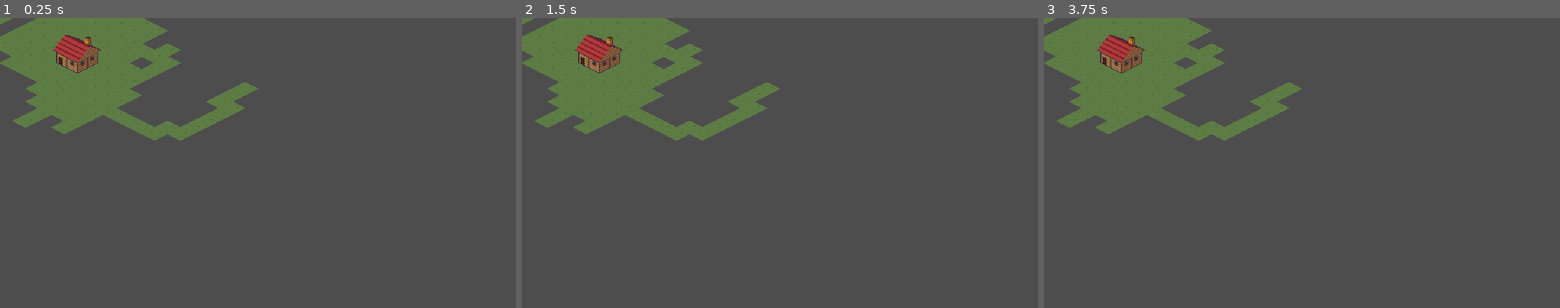
Above: before the commit, frames 1-3 (left to right).
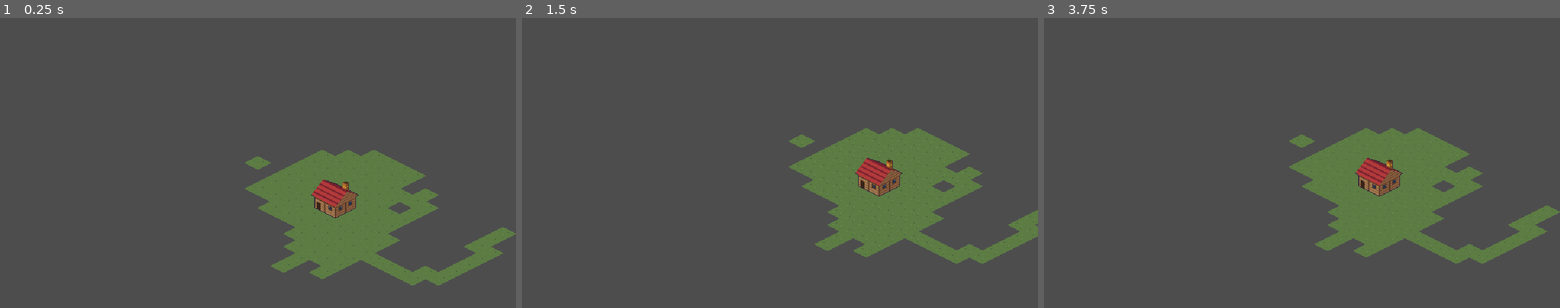
Above: after the commit, the same moments.

Repository: D-Graef-Dev/henla
Game: Godot game, scene res://view/main.tscn
The game is run twice, just before and just after one commit, with the same random seed, the same clock (stepped at 60 frames per second) and the same inputs.
Inputs (mouse positions are in pixels of both pictures, inside the frame that each line leads up to):
- Up to frame 1 (0.25 s): no input
- Up to frame 2 (1.5 s): tap Enter at 0.5 s; move the mouse to (893, 148) at 0.52 s; tap S (camera_down, bound only after the commit) at 0.6 s; click (893, 148) at 0.67 s; tap A (camera_left, bound only after the commit) at 0.8 s; tap Space at 1.25 s; drag from (676, 177) to (754, 221) at 1.27 s
- Up to frame 3 (3.75 s): tap Enter at 2, 3.5 s; move the mouse to (1353, 99) at 2.02 s; tap D (camera_right, bound only after the commit) at 2.1 s; click (1353, 99) at 2.17 s; tap W (camera_up, bound only after the commit) at 2.3 s; tap Space at 2.75 s; drag from (1276, 221) to (1147, 119) at 2.77 s; move the mouse to (1456, 206) at 3.52 s; tap S (camera_down, bound only after the commit) at 3.6 s; click (1456, 206) at 3.67 s

The runs differ from the first frame. In frame 1, 22% of the frame differs, in the area x 0-100%, y 0-93%; in frame 2, 22%; in frame 3, 22%.

Commit message:
Add map camera for mouse, keyboard and touch
Add mao dragging with middle or right mouse button and one or two fingers.

Add WASD and arrow key movement through new input actions. Mouse wheel and pinch switch between 1x, 2x and 3x zoom around the cursor or finger midpoint.

Keep the camera position unrounded to avoid losing slow drag movements.

Diff:
--- a/client/project.godot
+++ b/client/project.godot
@@ -25,6 +25,33 @@
 window/stretch/aspect="expand"
 window/stretch/scale_mode="integer"
 
+[input]
+
+camera_left={
+"deadzone": 0.2,
+"events": [Object(InputEventKey,"resource_local_to_scene":false,"resource_name":"","device":-1,"window_id":0,"alt_pressed":false,"shift_pressed":false,"ctrl_pressed":false,"meta_pressed":false,"pressed":false,"keycode":0,"physical_keycode":65,"key_label":0,"unicode":97,"location":0,"echo":false,"script":null)
+, Object(InputEventKey,"resource_local_to_scene":false,"resource_name":"","device":-1,"window_id":0,"alt_pressed":false,"shift_pressed":false,"ctrl_pressed":false,"meta_pressed":false,"pressed":false,"keycode":0,"physical_keycode":4194319,"key_label":0,"unicode":0,"location":0,"echo":false,"script":null)
+]
+}
+camera_right={
+"deadzone": 0.2,
+"events": [Object(InputEventKey,"resource_local_to_scene":false,"resource_name":"","device":-1,"window_id":0,"alt_pressed":false,"shift_pressed":false,"ctrl_pressed":false,"meta_pressed":false,"pressed":false,"keycode":0,"physical_keycode":68,"key_label":0,"unicode":100,"location":0,"echo":false,"script":null)
+, Object(InputEventKey,"resource_local_to_scene":false,"resource_name":"","device":-1,"window_id":0,"alt_pressed":false,"shift_pressed":false,"ctrl_pressed":false,"meta_pressed":false,"pressed":false,"keycode":0,"physical_keycode":4194321,"key_label":0,"unicode":0,"location":0,"echo":false,"script":null)
+]
+}
+camera_up={
+"deadzone": 0.2,
+"events": [Object(InputEventKey,"resource_local_to_scene":false,"resource_name":"","device":-1,"window_id":0,"alt_pressed":false,"shift_pressed":false,"ctrl_pressed":false,"meta_pressed":false,"pressed":false,"keycode":0,"physical_keycode":87,"key_label":0,"unicode":119,"location":0,"echo":false,"script":null)
+, Object(InputEventKey,"resource_local_to_scene":false,"resource_name":"","device":-1,"window_id":0,"alt_pressed":false,"shift_pressed":false,"ctrl_pressed":false,"meta_pressed":false,"pressed":false,"keycode":0,"physical_keycode":4194320,"key_label":0,"unicode":0,"location":0,"echo":false,"script":null)
+]
+}
+camera_down={
+"deadzone": 0.2,
+"events": [Object(InputEventKey,"resource_local_to_scene":false,"resource_name":"","device":-1,"window_id":0,"alt_pressed":false,"shift_pressed":false,"ctrl_pressed":false,"meta_pressed":false,"pressed":false,"keycode":0,"physical_keycode":83,"key_label":0,"unicode":115,"location":0,"echo":false,"script":null)
+, Object(InputEventKey,"resource_local_to_scene":false,"resource_name":"","device":-1,"window_id":0,"alt_pressed":false,"shift_pressed":false,"ctrl_pressed":false,"meta_pressed":false,"pressed":false,"keycode":0,"physical_keycode":4194322,"key_label":0,"unicode":0,"location":0,"echo":false,"script":null)
+]
+}
+
 [physics]
 
 3d/physics_engine="Jolt Physics"
--- /dev/null
+++ b/client/view/camera.gd
@@ -0,0 +1,119 @@
+extends Camera2D
+
+const ZOOM_STEPS := [1, 2, 3]
+# placeholders, tune by feel
+const KEY_SPEED := 400.0
+const PINCH_STEP := 1.4
+
+var _zoom_index := 0
+# unrounded position - rounding every event would swallow slow drags
+var _target := Vector2.ZERO
+# finger index -> last position
+var _touches := {}
+var _pinch_start := 0.0
+
+
+func _ready() -> void:
+	_target = position
+	zoom = Vector2.ONE * float(ZOOM_STEPS[_zoom_index])
+	_apply()
+
+
+func _process(delta: float) -> void:
+	# delta is fine here, this is view code, not core
+	var dir := Input.get_vector("camera_left", "camera_right", "camera_up", "camera_down")
+	if dir != Vector2.ZERO:
+		_target += dir * KEY_SPEED * delta / zoom.x
+		_apply()
+
+
+func _unhandled_input(event: InputEvent) -> void:
+	if event is InputEventScreenTouch:
+		_on_touch(event as InputEventScreenTouch)
+	elif event is InputEventScreenDrag:
+		_on_drag(event as InputEventScreenDrag)
+	elif event is InputEventMouseMotion:
+		_on_mouse_motion(event as InputEventMouseMotion)
+	elif event is InputEventMouseButton:
+		_on_mouse_button(event as InputEventMouseButton)
+
+
+func _on_mouse_motion(motion: InputEventMouseMotion) -> void:
+	# touch also arrives as emulated left mouse, so left must stay unused here
+	if motion.button_mask & (MOUSE_BUTTON_MASK_MIDDLE | MOUSE_BUTTON_MASK_RIGHT):
+		_pan(motion.relative)
+
+
+func _on_mouse_button(button: InputEventMouseButton) -> void:
+	if not button.pressed:
+		return
+	if button.button_index == MOUSE_BUTTON_WHEEL_UP:
+		_zoom_to(_zoom_index + 1, button.position)
+	elif button.button_index == MOUSE_BUTTON_WHEEL_DOWN:
+		_zoom_to(_zoom_index - 1, button.position)
+
+
+func _on_touch(touch: InputEventScreenTouch) -> void:
+	if touch.pressed:
+		_touches[touch.index] = touch.position
+	else:
+		_touches.erase(touch.index)
+	# new baseline whenever a second finger lands or a third one leaves
+	if _touches.size() == 2:
+		_pinch_start = _finger_distance()
+
+
+func _on_drag(drag: InputEventScreenDrag) -> void:
+	if not _touches.has(drag.index):
+		return
+	_touches[drag.index] = drag.position
+	var count := _touches.size()
+	if count > 2:
+		return
+	# each finger moves the midpoint by its share
+	_pan(drag.relative / count)
+	if count == 2:
+		var dist := _finger_distance()
+		# step-wise: zoom once per clear pinch, then start measuring again
+		if dist > _pinch_start * PINCH_STEP:
+			_zoom_to(_zoom_index + 1, _finger_center())
+			_pinch_start = dist
+		elif dist < _pinch_start / PINCH_STEP:
+			_zoom_to(_zoom_index - 1, _finger_center())
+			_pinch_start = dist
+
+
+func _finger_distance() -> float:
+	var p := _touches.values()
+	var a: Vector2 = p[0]
+	var b: Vector2 = p[1]
+	return a.distance_to(b)
+
+
+func _finger_center() -> Vector2:
+	var p := _touches.values()
+	var a: Vector2 = p[0]
+	var b: Vector2 = p[1]
+	return (a + b) / 2.0
+
+
+func _pan(screen_delta: Vector2) -> void:
+	_target -= screen_delta / zoom.x
+	_apply()
+
+
+func _zoom_to(index: int, anchor: Vector2) -> void:
+	index = clampi(index, 0, ZOOM_STEPS.size() - 1)
+	if index == _zoom_index:
+		return
+	# keep the world point under the anchor where it is
+	var half := get_viewport_rect().size / 2.0
+	var world := _target + (anchor - half) / zoom.x
+	_zoom_index = index
+	zoom = Vector2.ONE * float(ZOOM_STEPS[index])
+	_target = world - (anchor - half) / zoom.x
+	_apply()
+
+
+func _apply() -> void:
+	position = _target.round()
--- a/client/view/main.tscn
+++ b/client/view/main.tscn
@@ -2,6 +2,7 @@
 
 [ext_resource type="TileSet" uid="uid://dqk8nesyb26tu" path="res://view/terrain.tres" id="1_hax36"]
 [ext_resource type="Texture2D" uid="uid://bdnosl2mmdxov" path="res://assets/buildings/house_01.png" id="2_g3l4x"]
+[ext_resource type="Script" uid="uid://q6xqsqnr7bem" path="res://view/camera.gd" id="3_ryou0"]
 
 [node name="Main" type="Node2D" unique_id=471340208]
 
@@ -12,3 +13,6 @@
 [node name="Sprite2D" type="Sprite2D" parent="." unique_id=3539418]
 position = Vector2(96, 40)
 texture = ExtResource("2_g3l4x")
+
+[node name="Camera" type="Camera2D" parent="." unique_id=918812559]
+script = ExtResource("3_ryou0")
Not shown, added: client/view/camera.gd.uid
